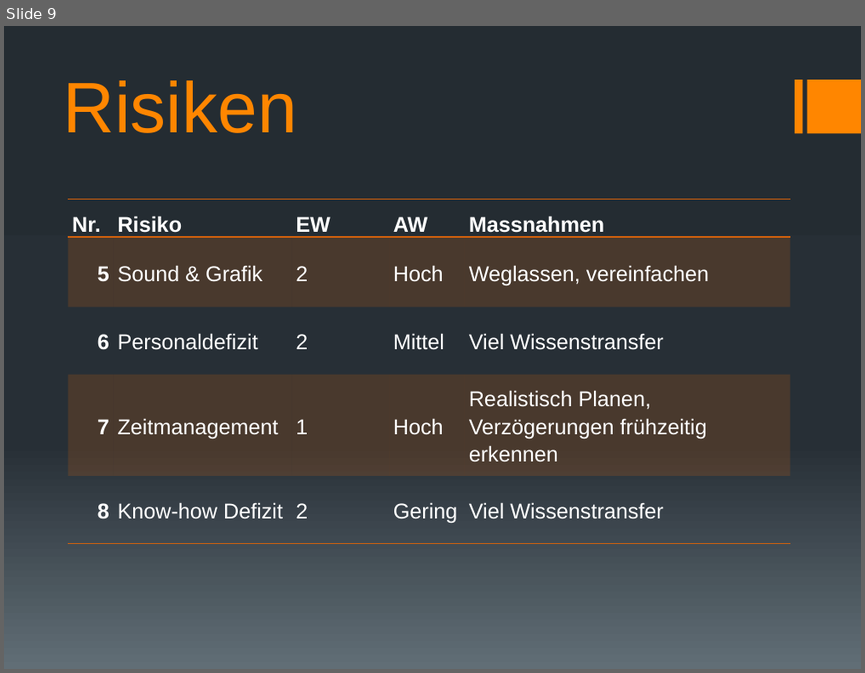
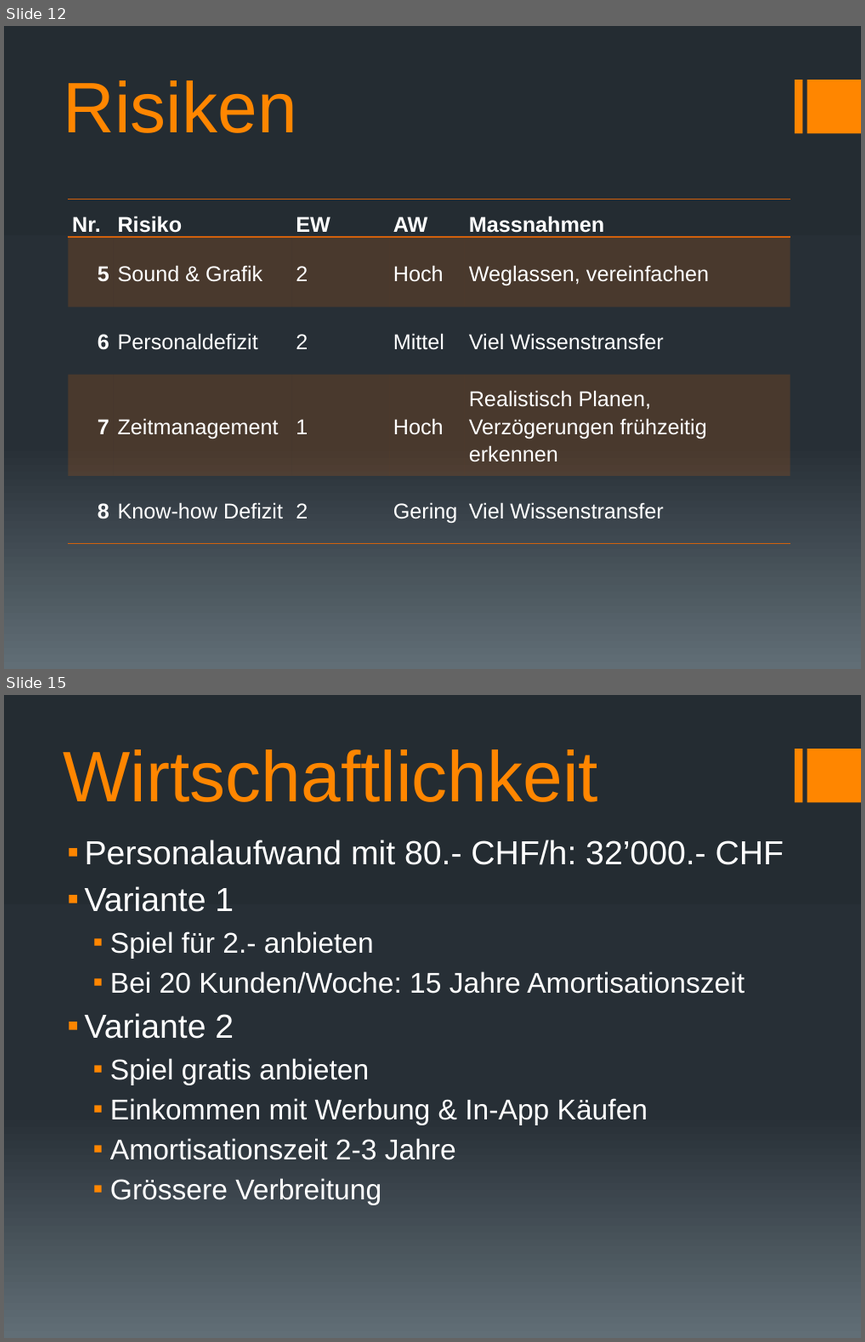
Before and after one commit to docker-apps/Docker, a slide deck: Documents/Projektskizze/Projektskizze_Präsentation_v1.pptx. Shown one above the other, each under a label of ours: slide 9 before the commit, slides 12 and 15 after it; the slides between them are not shown. The pictures are 865x673 and 865x1342 pixels, drawn with LibreOffice and Linux fonts; fonts in the diff are those of the drawing. Boxes give left, top, right and bottom in pixels: in the first picture for what was removed or moved away, otherwise in the second. Text is boxed around its words. In the diff, an @@ line names an element or a change of style, - is before the commit and + after.

```diff
--- a/Documents/Projektskizze/Projektskizze_Präsentation_v1.pptx
+++ b/Documents/Projektskizze/Projektskizze_Präsentation_v1.pptx
@@ slide 15 added at bbox=[4, 695, 861, 1338], background gradient #242C33 to #273037 to #636D76; not listed: 2 template elements that a slide beside it also shows @@
@@ title added at bbox=[63, 749, 598, 802], 60 pt, text #FF8600 @@
+Wirtschaftlichkeit
@@ text added at bbox=[85, 839, 783, 1205], 24 pt, text #FFFFFF @@
+▪ Personalaufwand mit 80.- CHF/h: 32’000.- CHF
+▪ Variante 1
+  ▪ Spiel für 2.- anbieten
+  ▪ Bei 20 Kunden/Woche: 15 Jahre Amortisationszeit
+▪ Variante 2
+  ▪ Spiel gratis anbieten
+  ▪ Einkommen mit Werbung & In-App Käufen
+  ▪ Amortisationszeit 2-3 Jahre
+  ▪ Grössere Verbreitung
@@ what was slide 9 is now slide 12 @@
```
Also in this commit, not shown: 5 slides changed, 5 other slides added, 3 slides removed, 1 other file.
